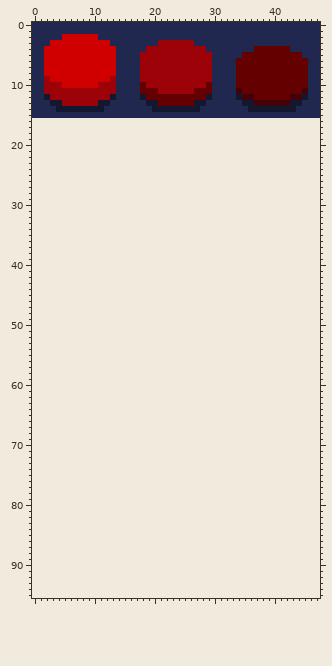
Two versions of one sprite sheet, website/static/game/assets/brick/brick_button.png. This is how it looked before the edit.
The file is 48x16 pixels. The old version is drawn lined up with the new one, on the new canvas.
After the commit:
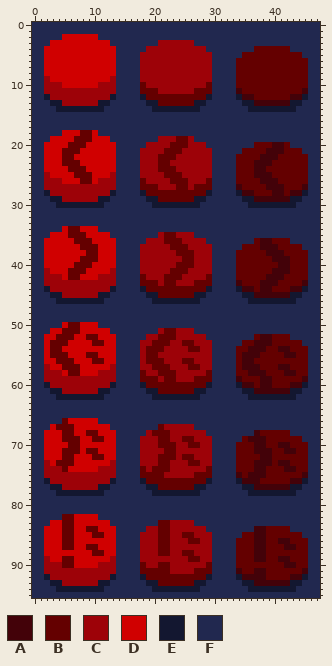
Palette (. is transparent): A #430209  B #640000  C #9d0208  D #d00000  E #131730  F #21284f
What changed:
canvas 48x16 -> 48x96
Changed rows in their new state; - is an unchanged pixel.
first column x 0:
16 FFFFFFFFFFFFFFFFFFFFFFFFFFFFFFFFFFFFFFFFFFFFFFFF
17 FFFFFFFFFFFFFFFFFFFFFFFFFFFFFFFFFFFFFFFFFFFFFFFF
18 FFFFFDDDBBDFFFFFFFFFFFFFFFFFFFFFFFFFFFFFFFFFFFFF
19 FFFDDDDBBBDDDFFFFFFFFCCCBBCFFFFFFFFFFFFFFFFFFFFF
20 FFDDDDBBBDDDDDFFFFFCCCCBBBCCCFFFFFFFFBBBAABFFFFF
21 FFDDDBBBDDDDDDFFFFCCCCBBBCCCCCFFFFFBBBBAAABBBFFF
22 FFDDDBBDDDDDDDFFFFCCCBBBCCCCCCFFFFBBBBAAABBBBBFF
23 FFDDDBBBDDDDDDFFFFCCCBBCCCCCCCFFFFBBBAAABBBBBBFF
24 FFDDDDBBBDDDDDFFFFCCCBBBCCCCCCFFFFBBBAABBBBBBBFF
25 FFCDDDDBBBDDDCFFFFCCCCBBBCCCCCFFFFBBBAAABBBBBBFF
26 FFCCCDDDBBDCCCFFFFBCCCCBBBCCCBFFFFBBBBAAABBBBBFF
27 FFCCCCCCCCCCCCFFFFBBBCCCBBCBBBFFFFABBBBAAABBBAFF
28 FFECCCCCCCCCCEFFFFEBBBBBBBBBBEFFFFEAABBBAABAAEFF
29 FFFEECCCCCCEEFFFFFFEEBBBBBBEEFFFFFFEEAAAAAAEEFFF
30 FFFFEEEEEEEEFFFFFFFFEEEEEEEEFFFFFFFFEEEEEEEEFFFF
31 FFFFFFFFFFFFFFFFFFFFFFFFFFFFFFFFFFFFFFFFFFFFFFFF
32 FFFFFFFFFFFFFFFFFFFFFFFFFFFFFFFFFFFFFFFFFFFFFFFF
33 FFFFFFFFFFFFFFFFFFFFFFFFFFFFFFFFFFFFFFFFFFFFFFFF
34 FFFFFDBBDDDFFFFFFFFFFFFFFFFFFFFFFFFFFFFFFFFFFFFF
35 FFFDDDBBBDDDDFFFFFFFFCBBCCCFFFFFFFFFFFFFFFFFFFFF
36 FFDDDDDBBBDDDDFFFFFCCCBBBCCCCFFFFFFFFBAABBBFFFFF
37 FFDDDDDDBBBDDDFFFFCCCCCBBBCCCCFFFFFBBBAAABBBBFFF
38 FFDDDDDDDBBDDDFFFFCCCCCCBBBCCCFFFFBBBBBAAABBBBFF
39 FFDDDDDDBBBDDDFFFFCCCCCCCBBCCCFFFFBBBBBBAAABBBFF
40 FFDDDDDBBBDDDDFFFFCCCCCCBBBCCCFFFFBBBBBBBAABBBFF
41 FFCDDDBBBDDDDCFFFFCCCCCBBBCCCCFFFFBBBBBBAAABBBFF
42 FFCCCDBBDDDCCCFFFFBCCCBBBCCCCBFFFFBBBBBAAABBBBFF
43 FFCCCCCCCCCCCCFFFFBBBCBBCCCBBBFFFFABBBAAABBBBAFF
44 FFECCCCCCCCCCEFFFFEBBBBBBBBBBEFFFFEAABAABBBAAEFF
45 FFFEECCCCCCEEFFFFFFEEBBBBBBEEFFFFFFEEAAAAAAEEFFF
46 FFFFEEEEEEEEFFFFFFFFEEEEEEEEFFFFFFFFEEEEEEEEFFFF
47 FFFFFFFFFFFFFFFFFFFFFFFFFFFFFFFFFFFFFFFFFFFFFFFF
48 FFFFFFFFFFFFFFFFFFFFFFFFFFFFFFFFFFFFFFFFFFFFFFFF
49 FFFFFFFFFFFFFFFFFFFFFFFFFFFFFFFFFFFFFFFFFFFFFFFF
50 FFFFFDBBDDDFFFFFFFFFFFFFFFFFFFFFFFFFFFFFFFFFFFFF
51 FFFDDBBBDDDDDFFFFFFFFCBBCCCFFFFFFFFFFFFFFFFFFFFF
52 FFDDBBBDDBBDDDFFFFFCCBBBCCCCCFFFFFFFFBAABBBFFFFF
53 FFDBBBDDDDBBDDFFFFCCBBBCCBBCCCFFFFFBBAAABBBBBFFF
54 FFDBBDDDDDDDDDFFFFCBBBCCCCBBCCFFFFBBAAABBAABBBFF
55 FFDBBBDDDBBDDDFFFFCBBCCCCCCCCCFFFFBAAABBBBAABBFF
56 FFDDBBBDDDBBDDFFFFCBBBCCCBBCCCFFFFBAABBBBBBBBBFF
57 FFCDDBBBDDDDDCFFFFCCBBBCCCBBCCFFFFBAAABBBAABBBFF
58 FFCCCDBBDDDCCCFFFFBCCBBBCCCCCBFFFFBBAAABBBAABBFF
59 FFCCCCCCCCCCCCFFFFBBBCBBCCCBBBFFFFABBBAABBBBBAFF
60 FFECCCCCCCCCCEFFFFEBBBBBBBBBBEFFFFEAABAABBBAAEFF
61 FFFEECCCCCCEEFFFFFFEEBBBBBBEEFFFFFFEEAAAAAAEEFFF
62 FFFFEEEEEEEEFFFFFFFFEEEEEEEEFFFFFFFFEEEEEEEEFFFF
63 FFFFFFFFFFFFFFFFFFFFFFFFFFFFFFFFFFFFFFFFFFFFFFFF
64 FFFFFFFFFFFFFFFFFFFFFFFFFFFFFFFFFFFFFFFFFFFFFFFF
65 FFFFFFFFFFFFFFFFFFFFFFFFFFFFFFFFFFFFFFFFFFFFFFFF
66 FFFFFBDDDDDFFFFFFFFFFFFFFFFFFFFFFFFFFFFFFFFFFFFF
67 FFFDBBBDDDDDDFFFFFFFFBCCCCCFFFFFFFFFFFFFFFFFFFFF
68 FFDDDBBDDBBDDDFFFFFCBBBCCCCCCFFFFFFFFABBBBBFFFFF
69 FFDDDBBBDDBBDDFFFFCCCBBCCBBCCCFFFFFBAAABBBBBBFFF
70 FFDDDDBBDDDDDDFFFFCCCBBBCCBBCCFFFFBBBAABBAABBBFF
71 FFDDDBBBDBBDDDFFFFCCCCBBCCCCCCFFFFBBBAAABBAABBFF
72 FFDDDBBDDDBBDDFFFFCCCBBBCBBCCCFFFFBBBBAABBBBBBFF
73 FFCDBBBDDDDDDCFFFFCCCBBCCCBBCCFFFFBBBAAABAABBBFF
74 FFCCCBDDDDDCCCFFFFBCBBBCCCCCCBFFFFBBBAABBBAABBFF
75 FFCCCCCCCCCCCCFFFFBBBBCCCCCBBBFFFFABAAABBBBBBAFF
76 FFECCCCCCCCCCEFFFFEBBBBBBBBBBEFFFFEAAABBBBBAAEFF
77 FFFEECCCCCCEEFFFFFFEEBBBBBBEEFFFFFFEEAAAAAAEEFFF
78 FFFFEEEEEEEEFFFFFFFFEEEEEEEEFFFFFFFFEEEEEEEEFFFF
79 FFFFFFFFFFFFFFFFFFFFFFFFFFFFFFFFFFFFFFFFFFFFFFFF
80 FFFFFFFFFFFFFFFFFFFFFFFFFFFFFFFFFFFFFFFFFFFFFFFF
81 FFFFFFFFFFFFFFFFFFFFFFFFFFFFFFFFFFFFFFFFFFFFFFFF
82 FFFFFBBDDDDFFFFFFFFFFFFFFFFFFFFFFFFFFFFFFFFFFFFF
83 FFFDDBBDDDDDDFFFFFFFFBBCCCCFFFFFFFFFFFFFFFFFFFFF
84 FFDDDBBDDBBDDDFFFFFCCBBCCCCCCFFFFFFFFAABBBBFFFFF
85 FFDDDBBDDDBBDDFFFFCCCBBCCBBCCCFFFFFBBAABBBBBBFFF
86 FFDDDBBDDDDDDDFFFFCCCBBCCCBBCCFFFFBBBAABBAABBBFF
87 FFDDDBBDDBBDDDFFFFCCCBBCCCCCCCFFFFBBBAABBBAABBFF
88 FFDDDDDDDDBBDDFFFFCCCBBCCBBCCCFFFFBBBAABBBBBBBFF
89 FFCDDBBDDDDDDCFFFFCCCCCCCCBBCCFFFFBBBAABBAABBBFF
90 FFCCCBBDDDDCCCFFFFBCCBBCCCCCCBFFFFBBBBBBBBAABBFF
91 FFCCCCCCCCCCCCFFFFBBBBBCCCCBBBFFFFABBAABBBBBBAFF
92 FFECCCCCCCCCCEFFFFEBBBBBBBBBBEFFFFEAAAABBBBAAEFF
93 FFFEECCCCCCEEFFFFFFEEBBBBBBEEFFFFFFEEAAAAAAEEFFF
94 FFFFEEEEEEEEFFFFFFFFEEEEEEEEFFFFFFFFEEEEEEEEFFFF
95 FFFFFFFFFFFFFFFFFFFFFFFFFFFFFFFFFFFFFFFFFFFFFFFF
Boxes around the changes in both pictures, in picture pixels (x1, y1, x2, y2):
added: (32, 118, 320, 598)
